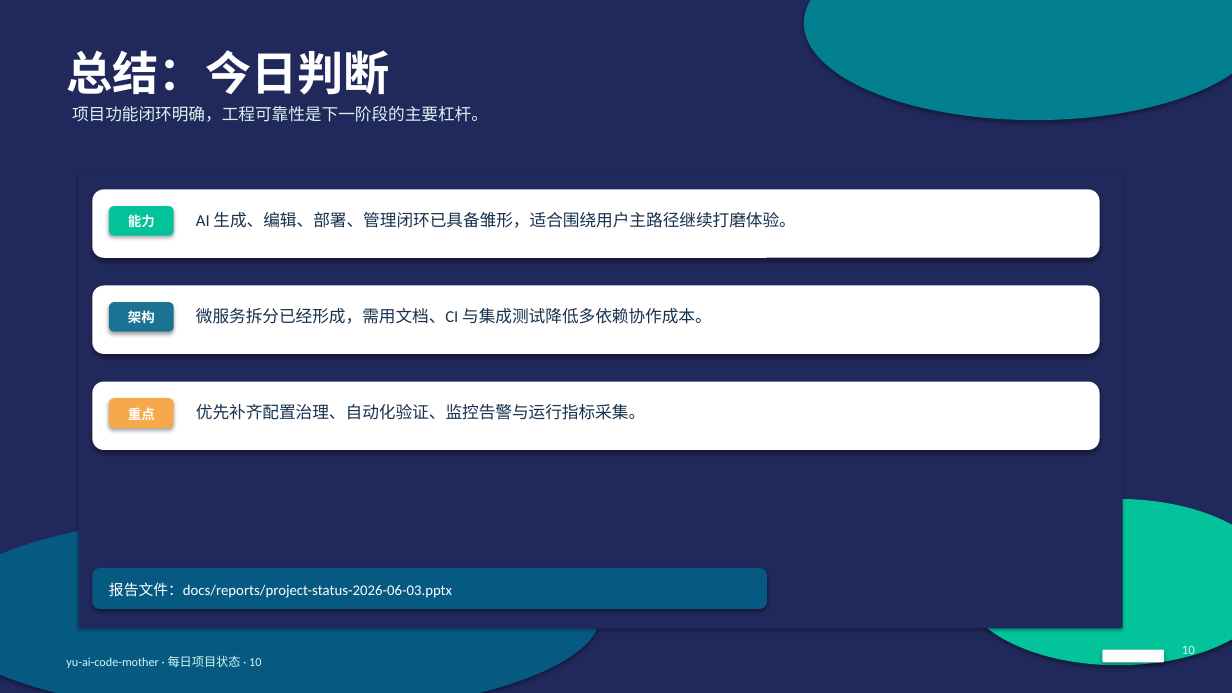
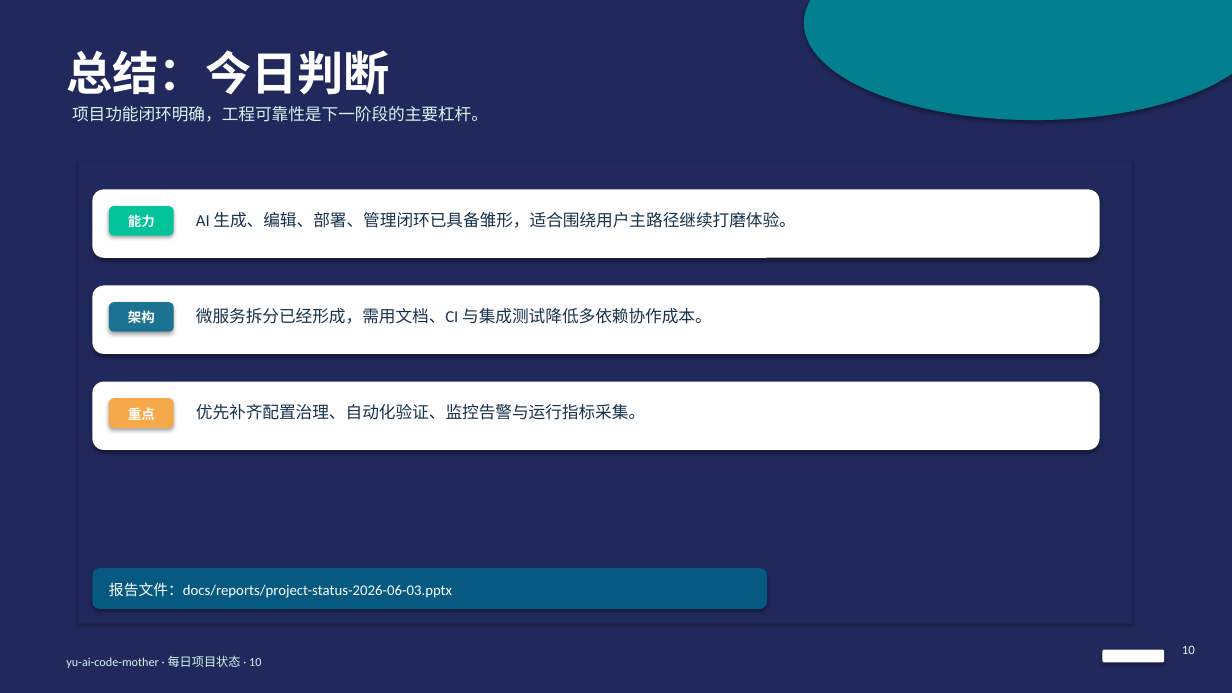
Before and after one commit to liyupi/yu-ai-code-mother, a slide deck: slide 10 of docs/reports/project-status-2026-06-03.pptx. Drawn at 1232x693 pixels with LibreOffice and Linux fonts; fonts in the diff are those of the drawing. Boxes give left, top, right and bottom in pixels: in the first picture for what was removed or moved away, otherwise in the second. Text is boxed around its words. In the diff, an @@ line names an element or a change of style, - is before the commit and + after.

```diff
--- a/docs/reports/project-status-2026-06-03.pptx
+++ b/docs/reports/project-status-2026-06-03.pptx
@@ rectangle: place and size @@
-rectangle at [79, 171, 1123, 628]
+rectangle at [79, 162, 1132, 624]
@@ ellipse removed at [961, 499, 1232, 665] @@
@@ ellipse removed at [0, 513, 601, 693] @@
```
Also in this commit, not shown: 3 other slides changed.
